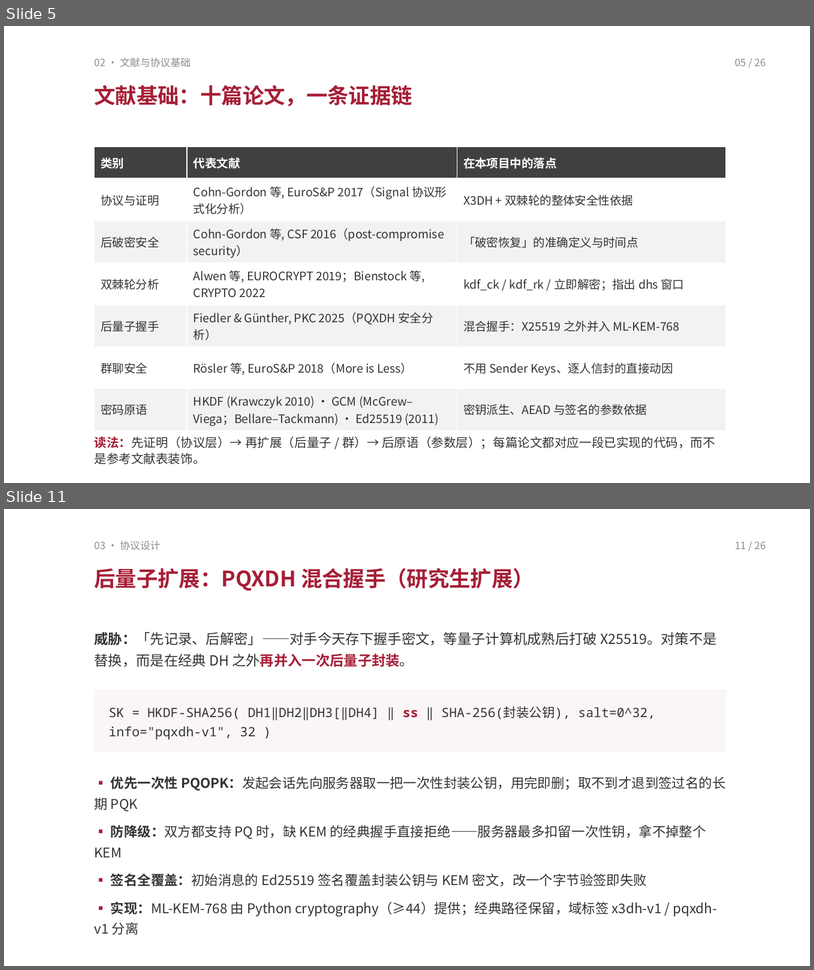
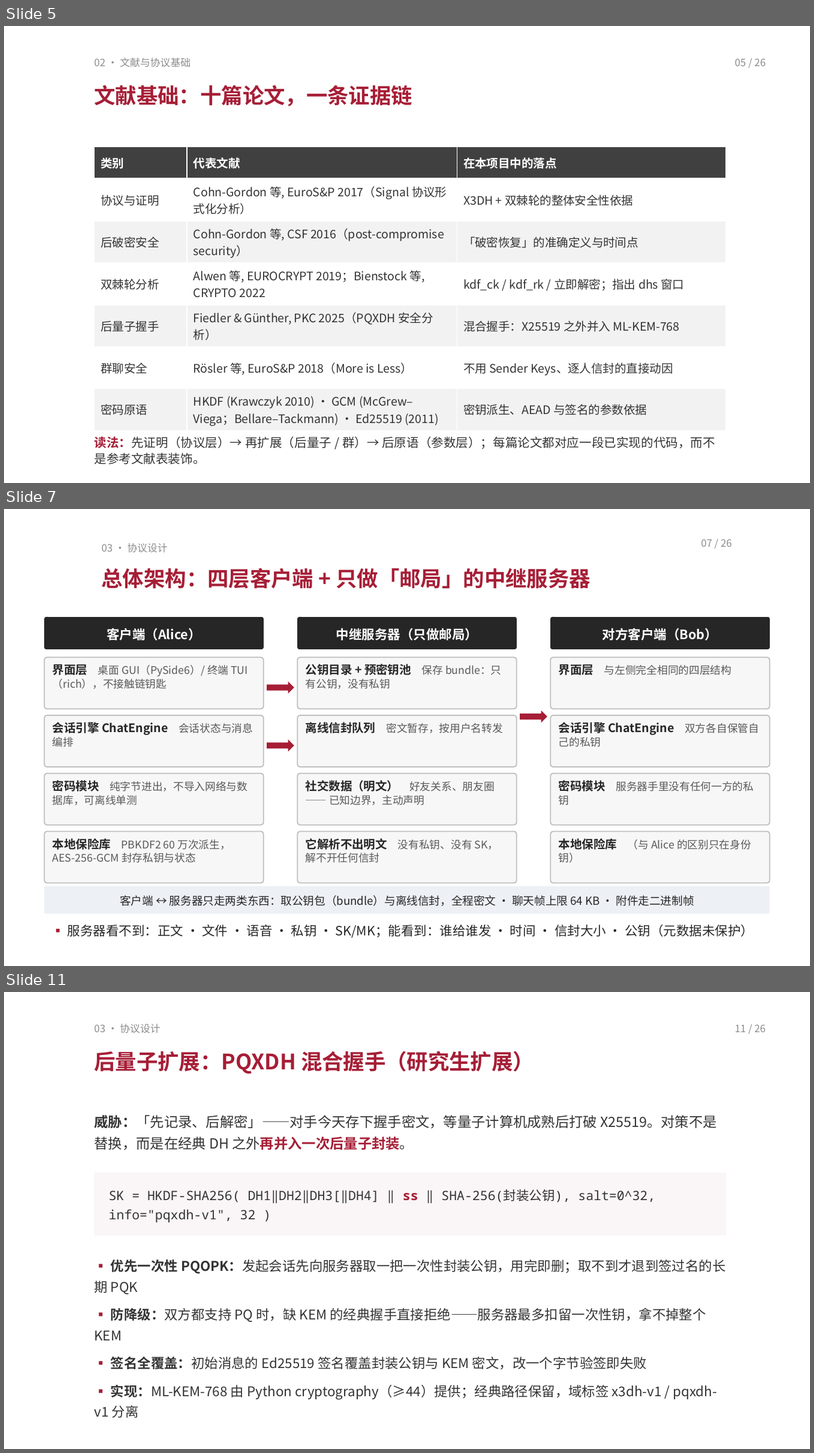
Before and after one commit to TomHaoZi/ECNUchat, a slide deck: 中期汇报/ECNUchat-中期汇报.pptx. Shown one above the other, each under a label of ours: slides 5 and 11 before the commit, slides 5, 7 and 11 after it; the slides between them are not shown. The pictures are 814x970 and 814x1453 pixels, drawn with LibreOffice and Linux fonts; fonts in the diff are those of the drawing. Boxes give left, top, right and bottom in pixels: in the first picture for what was removed or moved away, otherwise in the second. Text is boxed around its words. In the diff, an @@ line names an element or a change of style, - is before the commit and + after.

```diff
--- a/中期汇报/ECNUchat-中期汇报.pptx
+++ b/中期汇报/ECNUchat-中期汇报.pptx
@@ slide 7 added at (4,509,810,966), background #FFFFFF @@
@@ text added at (102,543,168,552), 9 pt, text #8C8C8C @@
+03 · 协议设计
@@ text added at (701,539,732,547), 9 pt, text #8C8C8C @@
+07 / 26
@@ text added at (102,568,591,589), 19 pt, text #A61E36, bold @@
+总体架构：四层客户端 + 只做「邮局」的中继服务器
@@ rounded rectangle added at (44,617,264,649), fill #262626, 11.5 pt, text #FFFFFF, bold @@
+客户端（Alice）
@@ rounded rectangle added at (297,617,517,649), fill #262626, 11.5 pt, text #FFFFFF, bold @@
+中继服务器（只做邮局）
@@ rounded rectangle added at (551,617,770,649), fill #262626, 11.5 pt, text #FFFFFF, bold @@
+对方客户端（Bob）
@@ rounded rectangle added at (44,657,264,709), fill #F7F7F7, outline #BFBFBF 1 pt, 9.5 pt, text #595959 @@
+界面层 桌面 GUI（PySide6）/ 终端 TUI（rich），不接触链钥匙
@@ rounded rectangle added at (297,657,517,709), fill #F7F7F7, outline #BFBFBF 1 pt, 9.5 pt, text #595959 @@
+公钥目录 + 预密钥池 保存 bundle：只有公钥，没有私钥
@@ rounded rectangle added at (551,657,770,709), fill #F7F7F7, outline #BFBFBF 1 pt, 9.5 pt, text #595959 @@
+界面层 与左侧完全相同的四层结构
@@ right arrow added at (267,682,294,694), fill #A61E36 @@
@@ rounded rectangle added at (44,715,264,767), fill #F7F7F7, outline #BFBFBF 1 pt, 10.5 pt, text #262626, bold @@
+会话引擎 ChatEngine 会话状态与消息编排
@@ rounded rectangle added at (297,715,517,767), fill #F7F7F7, outline #BFBFBF 1 pt, 9.5 pt, text #595959 @@
+离线信封队列 密文暂存，按用户名转发
@@ right arrow added at (520,711,548,723), fill #A61E36 @@
@@ rounded rectangle added at (551,715,770,767), fill #F7F7F7, outline #BFBFBF 1 pt, 10.5 pt, text #262626, bold @@
+会话引擎 ChatEngine 双方各自保管自己的私钥
@@ right arrow added at (267,739,294,752), fill #A61E36 @@
@@ rounded rectangle added at (44,774,264,825), fill #F7F7F7, outline #BFBFBF 1 pt, 9.5 pt, text #595959 @@
+密码模块 纯字节进出，不导入网络与数据库，可离线单测
@@ rounded rectangle added at (297,774,517,825), fill #F7F7F7, outline #BFBFBF 1 pt, 9.5 pt, text #595959 @@
+社交数据（明文） 好友关系、朋友圈 —— 已知边界，主动声明
@@ rounded rectangle added at (551,774,770,825), fill #F7F7F7, outline #BFBFBF 1 pt, 9.5 pt, text #595959 @@
+密码模块 服务器手里没有任何一方的私钥
@@ rounded rectangle added at (44,832,264,883), fill #F7F7F7, outline #BFBFBF 1 pt, 9.5 pt, text #595959 @@
+本地保险库 PBKDF2 60 万次派生，AES-256-GCM 封存私钥与状态
@@ rounded rectangle added at (297,832,517,883), fill #F7F7F7, outline #BFBFBF 1 pt, 9.5 pt, text #595959 @@
+它解析不出明文 没有私钥、没有 SK，解不开任何信封
@@ rounded rectangle added at (551,832,770,883), fill #F7F7F7, outline #BFBFBF 1 pt, 9.5 pt, text #595959 @@
+本地保险库 （与 Alice 的区别只在身份钥）
@@ rounded rectangle added at (44,886,770,914), fill #EDF0F4, 10 pt, text #262626 @@
+客户端 ↔ 服务器只走两类东西：取公钥包（bundle）与离线信封，全程密文 · 聊天帧上限 64 KB · 附件走二进制帧
@@ text added at (68,924,754,938), 11.5 pt, text #262626 @@
+▪ 服务器看不到：正文 · 文件 · 语音 · 私钥 · SK/MK；能看到：谁给谁发 · 时间 · 信封大小 · 公钥（元数据未保护）
```
Also in this commit, not shown: 5 slides changed, 5 other slides added, 6 slides removed, 3 other files.
